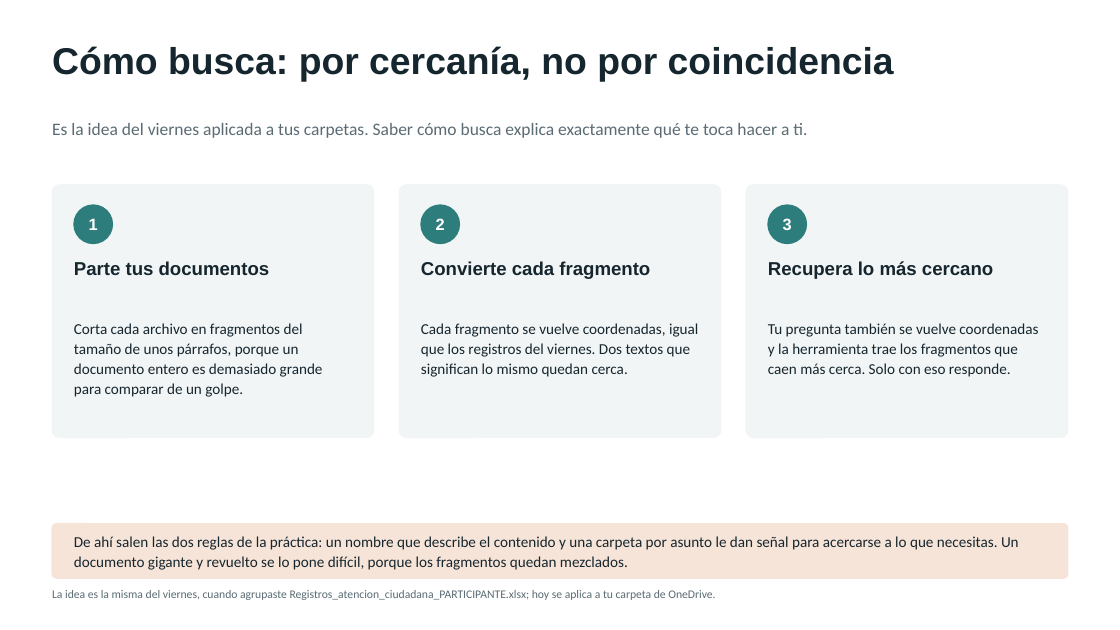
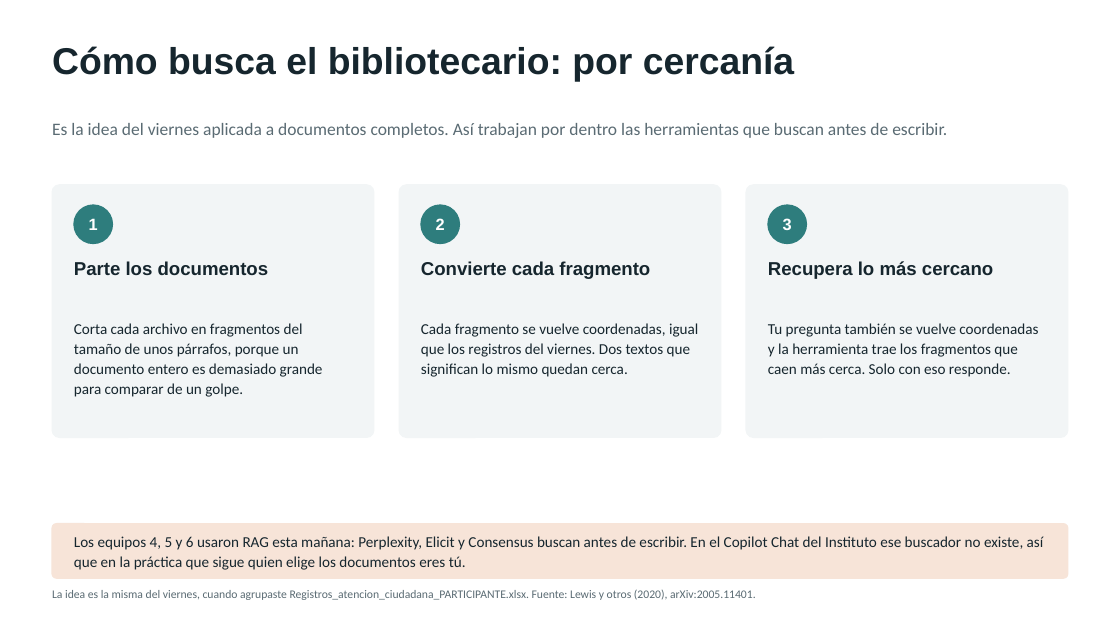
Before and after one commit to marvtrejo/curso-inegi-gen-ai, a slide deck: slide 17 of sesion-05/Sesion_05_Ecosistema_Herramientas.pptx (slide 16 before the commit). Drawn at 1120x630 pixels with LibreOffice and Linux fonts; fonts in the diff are those of the drawing. Boxes give left, top, right and bottom in pixels: in the first picture for what was removed or moved away, otherwise in the second. Text is boxed around its words. In the diff, an @@ line names an element or a change of style, - is before the commit and + after.

```diff
--- a/sesion-05/Sesion_05_Ecosistema_Herramientas.pptx
+++ b/sesion-05/Sesion_05_Ecosistema_Herramientas.pptx
@@ text at [52,46,794,82]: text changed @@
-Cómo busca: por cercanía, no por coincidencia
+Cómo busca el bibliotecario: por cercanía
@@ text at [52,123,947,138]: text changed @@
-Es la idea del viernes aplicada a tus carpetas. Saber cómo busca explica exactamente qué te toca hacer a ti.
+Es la idea del viernes aplicada a documentos completos. Así trabajan por dentro las herramientas que buscan antes de escribir.
@@ text at [74,261,269,275]: text changed @@
-Parte tus documentos
+Parte los documentos
@@ text at [74,536,1044,570]: text changed @@
-De ahí salen las dos reglas de la práctica: un nombre que describe el contenido y una carpeta por asunto le dan señal para acercarse a lo que necesitas. Un documento gigante y revuelto se lo pone difícil, porque los fragmentos quedan mezclados.
+Los equipos 4, 5 y 6 usaron RAG esta mañana: Perplexity, Elicit y Consensus buscan antes de escribir. En el Copilot Chat del Instituto ese buscador no existe, así que en la práctica que sigue quien elige los documentos eres tú.
@@ text at [52,589,756,600]: text changed @@
-La idea es la misma del viernes, cuando agrupaste Registros_atencion_ciudadana_PARTICIPANTE.xlsx; hoy se aplica a tu carpeta de OneDrive.
+La idea es la misma del viernes, cuando agrupaste Registros_atencion_ciudadana_PARTICIPANTE.xlsx. Fuente: Lewis y otros (2020), arXiv:2005.11401.
```
Also in this commit, not shown: 7 other slides changed, 1 slide added, 3 other files.
